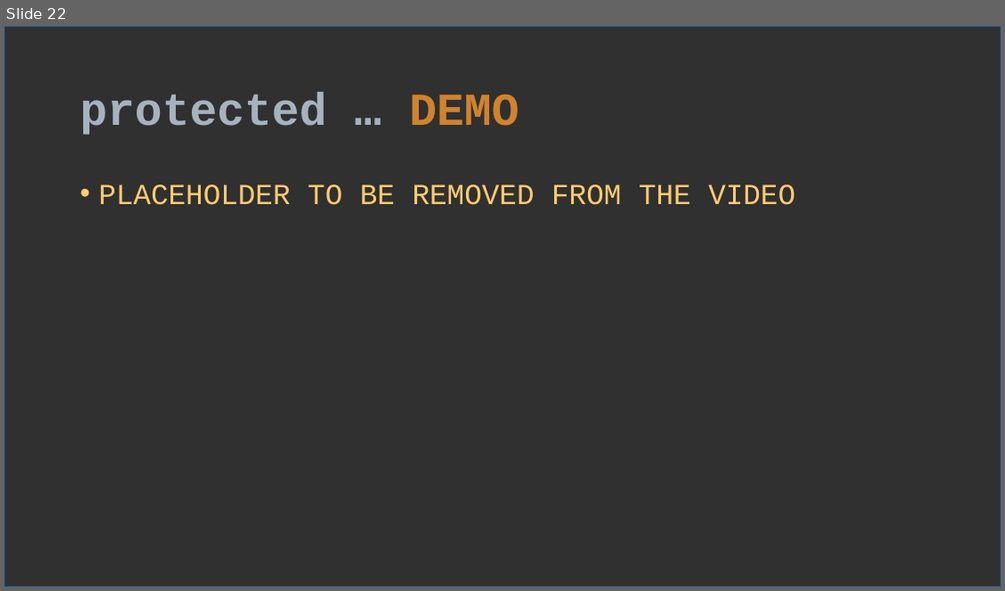
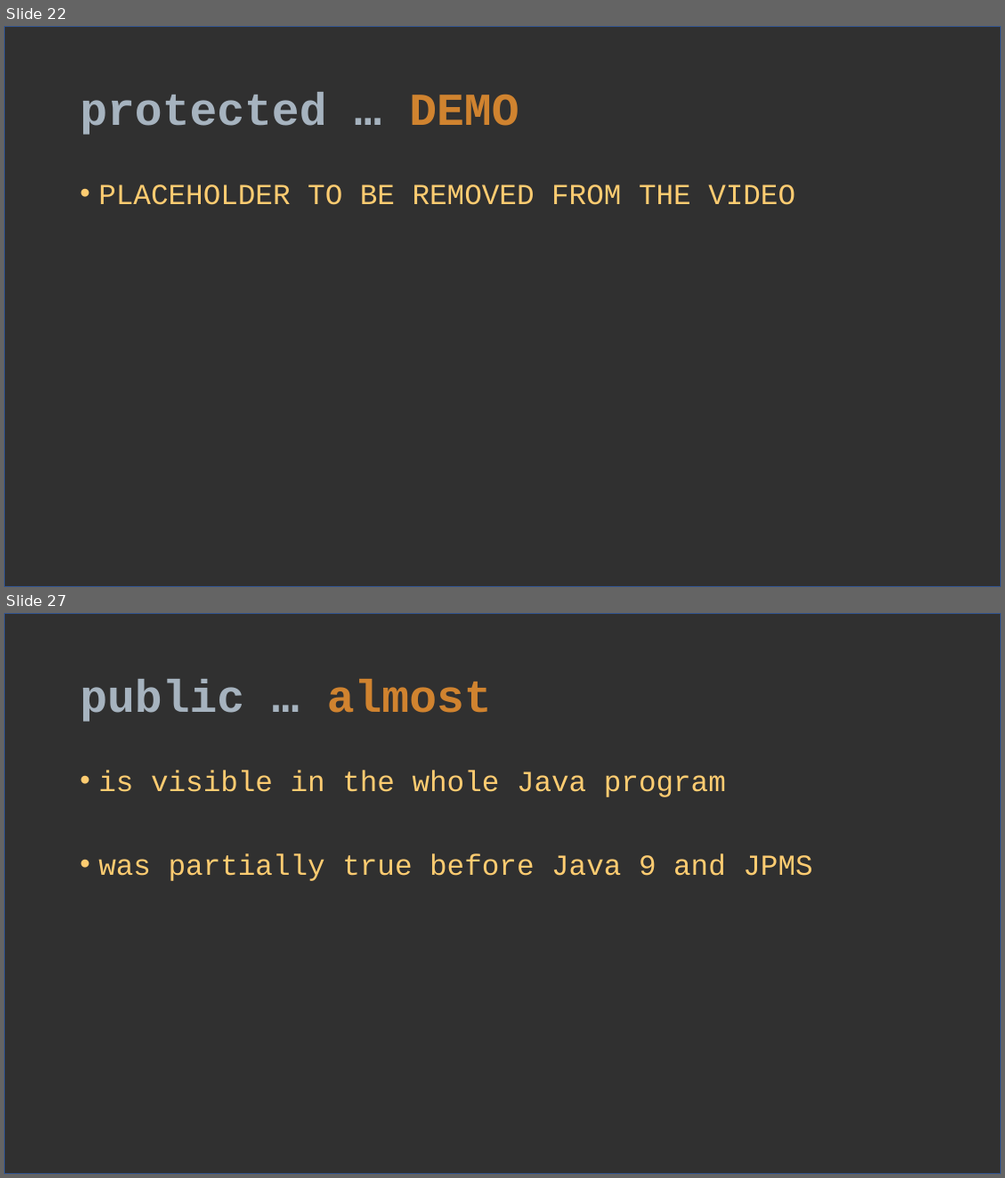
Before and after one commit to verhas/BLOG, a slide deck: access_modifiers/acess_modifiers.pptx. Shown one above the other, each under a label of ours: slide 22 before the commit, slides 22 and 27 after it; the slides between them are not shown. The pictures are 1005x591 and 1005x1178 pixels, drawn with LibreOffice and Linux fonts; fonts in the diff are those of the drawing. Boxes give left, top, right and bottom in pixels: in the first picture for what was removed or moved away, otherwise in the second. Text is boxed around its words. In the diff, an @@ line names an element or a change of style, - is before the commit and + after.

```diff
--- a/access_modifiers/acess_modifiers.pptx
+++ b/access_modifiers/acess_modifiers.pptx
@@ slide 27 added at (4,613,1001,1174), background #404040; not listed: 1 template element that a slide beside it also shows @@
@@ title added at (80,679,492,722), 44 pt, text #A6B3BF, bold @@
+public … almost
@@ text added at (98,770,812,881), 28 pt, text #FECC71 @@
+• is visible in the whole Java program
+• was partially true before Java 9 and JPMS
```
Also in this commit, not shown: 2 slides changed, 10 other slides added.
